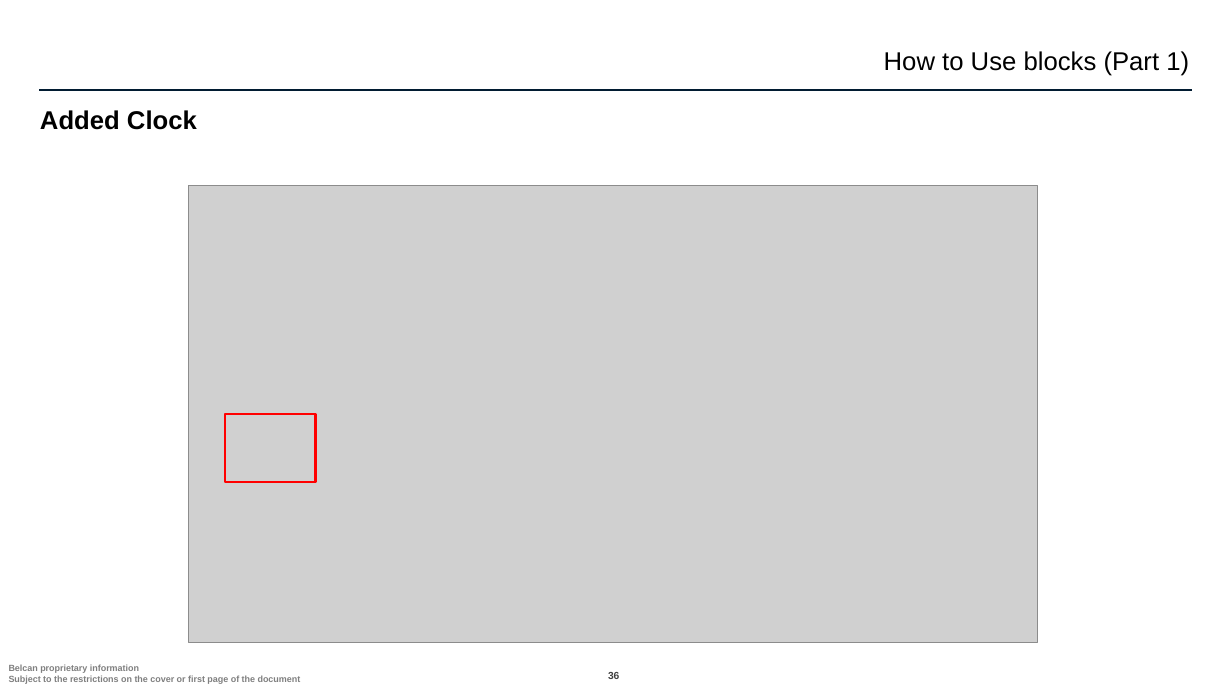
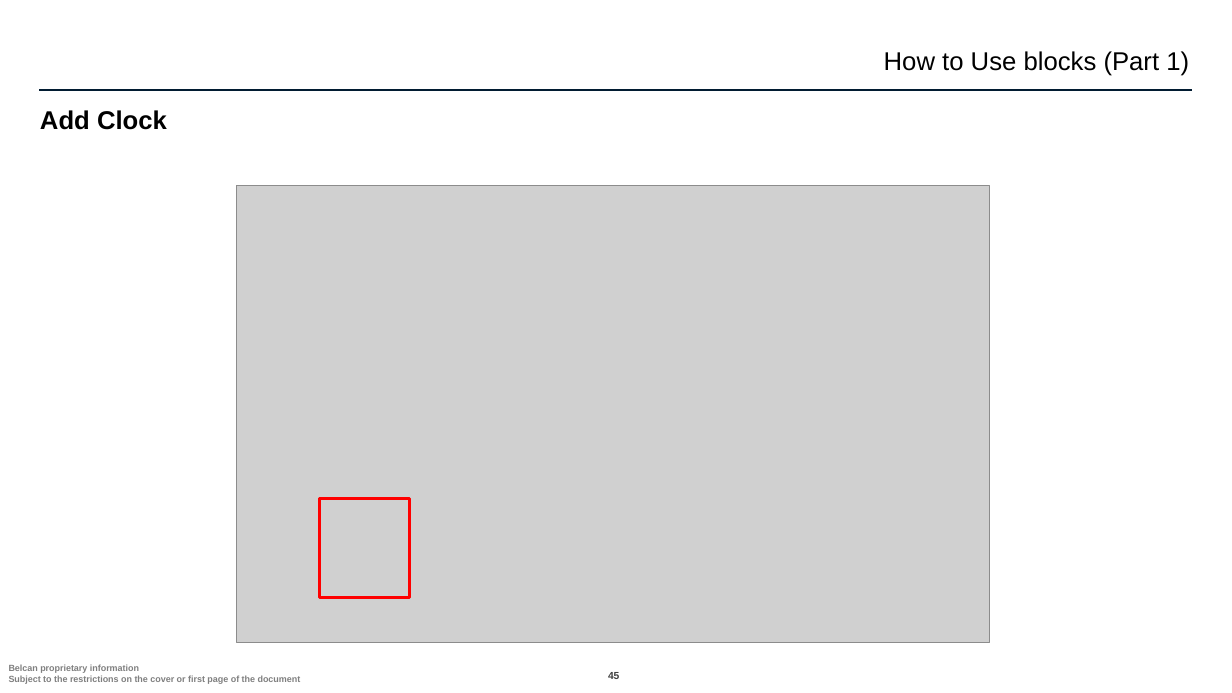
Before and after one commit to ntylerbelcan/aviation-controls-simulink-training-Belcan, a slide deck: slide 45 of ch02/Chapter 2 02_derivative_System.pptx (slide 36 before the commit). Drawn at 1232x693 pixels with LibreOffice and Linux fonts; fonts in the diff are those of the drawing; grey boxes stand for pictures; background and template pictures are left out. Boxes give left, top, right and bottom in pixels: in the first picture for what was removed or moved away, otherwise in the second. Text is boxed around its words. In the diff, an @@ line names an element or a change of style, - is before the commit and + after.

```diff
--- a/ch02/Chapter 2 02_derivative_System.pptx
+++ b/ch02/Chapter 2 02_derivative_System.pptx
@@ title at (x1=40, y1=110, x2=167, y2=130): text changed @@
-Added Clock
+Add Clock
@@ picture resized from (x1=189, y1=186, x2=1038, y2=642) to (x1=237, y1=186, x2=990, y2=642) @@
@@ rectangle resized from (x1=225, y1=414, x2=315, y2=482) to (x1=320, y1=499, x2=410, y2=598) @@
@@ page number at (x1=608, y1=672, x2=619, y2=679): text changed @@
-36
+45
```
Also in this commit, not shown: 8 other slides changed, 10 slides added, 11 other files.
